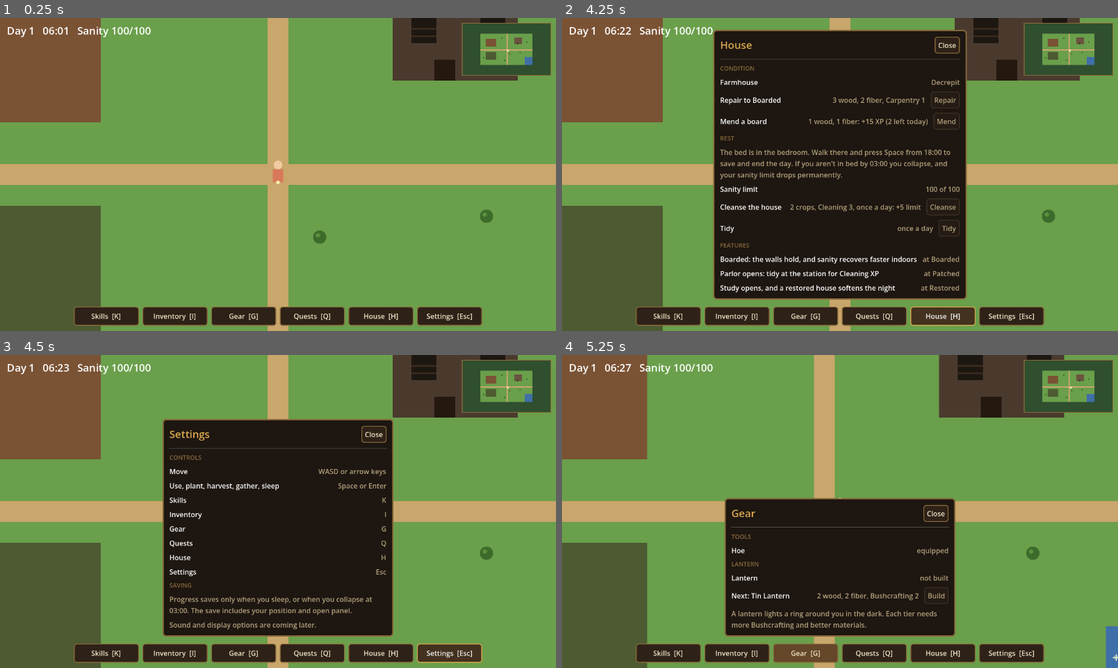
Above: before the commit, frames 1-4 (two rows, left to right).
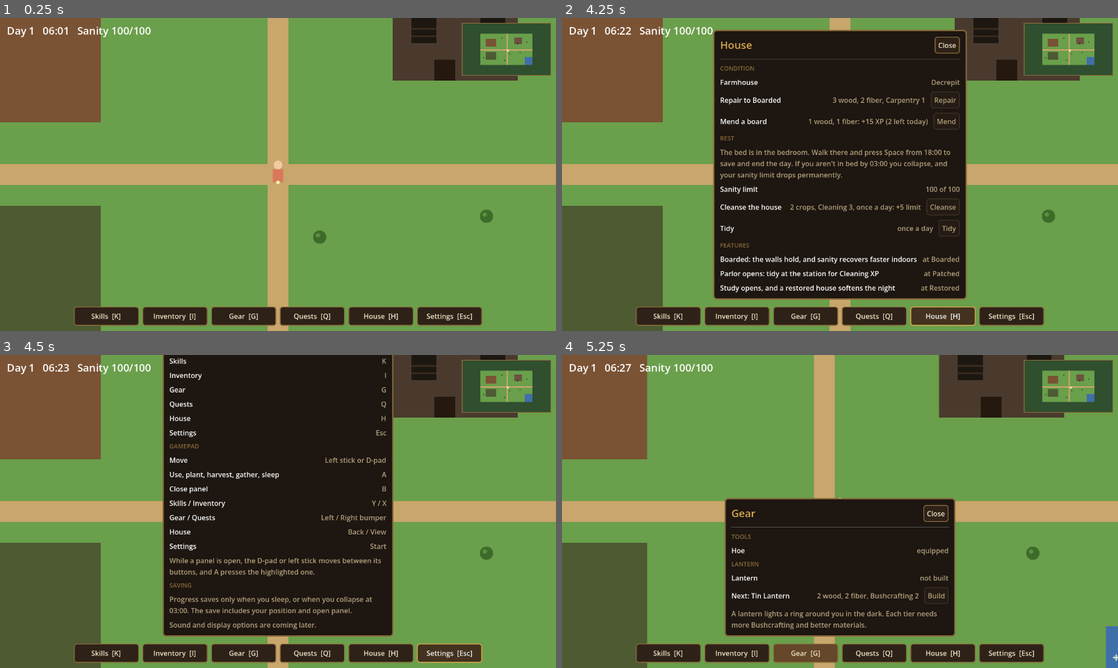
Above: after the commit, the same moments.

Repository: joshj1108/CrowCreekHollow
Game: Godot game, scene res://scenes/main.tscn
The game is run twice, just before and just after one commit, with the same random seed, the same clock (stepped at 60 frames per second) and the same inputs.
Inputs (mouse positions are in pixels of both pictures, inside the frame that each line leads up to):
- Up to frame 1 (0.25 s): no input
- Up to frame 2 (4.25 s): click "Skills [K]" at 0.5 s; click "Inventory [I]" at 1.25 s; click "Gear [G]" at 2 s; click "Quests [Q]" at 2.75 s; click "House [H]" at 3.5 s
- Up to frame 3 (4.5 s): click "Settings [Esc]" at 4.25 s
- Up to frame 4 (5.25 s): tap Enter at 5 s; move the mouse to (962, 495) at 5.02 s; hold D (move_right) from 5.03 s (still down); tap G (gear) at 5.1 s; click (962, 495) at 5.17 s

Frames 1-2 are identical in both runs. In frame 3, 11% of the frame differs, in the area x 29-71%, y 0-71%; in frame 4, nothing differs.

Commit message:
Add gamepad support
- Left stick and D-pad move, with a 0.3 deadzone
- A uses, B closes the open panel, Start/Esc opens Settings
- X Inventory, Y Skills, bumpers Gear/Quests, Back/View House
- Panel buttons take focus so a gamepad can press them

Co-Authored-By: Claude Haiku 5.5 <noreply@anthropic.com>
Claude-Session: https://claude.ai/code/session_016EvHBYyFANDWxunM27u84C

Diff:
--- a/scripts/action_bar.gd
+++ b/scripts/action_bar.gd
@@ -113,6 +113,16 @@
 	_set_active("")
 
 
+func _focus_first_button() -> void:
+	for block in rows_box.get_children():
+		for child in block.get_children():
+			if child is HBoxContainer:
+				for button in child.get_children():
+					if button is Button and not button.disabled:
+						button.grab_focus()
+						return
+
+
 func _build_row(data: Dictionary) -> Control:
 	if data.has("section"):
 		var heading := Label.new()
--- a/scripts/main.gd
+++ b/scripts/main.gd
@@ -349,25 +349,41 @@
 # --- Setup -------------------------------------------------------------------
 
 func _setup_input() -> void:
-	_ensure_action("move_up", [KEY_W, KEY_UP])
-	_ensure_action("move_down", [KEY_S, KEY_DOWN])
-	_ensure_action("move_left", [KEY_A, KEY_LEFT])
-	_ensure_action("move_right", [KEY_D, KEY_RIGHT])
-	_ensure_action("use", [KEY_SPACE, KEY_ENTER])
-	_ensure_action("skills", [KEY_K])
-	_ensure_action("inventory", [KEY_I])
-	_ensure_action("gear", [KEY_G])
-	_ensure_action("house", [KEY_H])
-	_ensure_action("quests", [KEY_Q])
-
-
-func _ensure_action(action: String, keys: Array) -> void:
+	# Keyboard, with gamepad bindings alongside each action.
+	_ensure_action("move_up", [KEY_W, KEY_UP], [JOY_BUTTON_DPAD_UP], [[JOY_AXIS_LEFT_Y, -1.0]])
+	_ensure_action("move_down", [KEY_S, KEY_DOWN], [JOY_BUTTON_DPAD_DOWN], [[JOY_AXIS_LEFT_Y, 1.0]])
+	_ensure_action("move_left", [KEY_A, KEY_LEFT], [JOY_BUTTON_DPAD_LEFT], [[JOY_AXIS_LEFT_X, -1.0]])
+	_ensure_action("move_right", [KEY_D, KEY_RIGHT], [JOY_BUTTON_DPAD_RIGHT], [[JOY_AXIS_LEFT_X, 1.0]])
+	for move in ["move_up", "move_down", "move_left", "move_right"]:
+		InputMap.action_set_deadzone(move, 0.3)
+	_ensure_action("use", [KEY_SPACE, KEY_ENTER], [JOY_BUTTON_A])
+	_ensure_action("skills", [KEY_K], [JOY_BUTTON_Y])
+	_ensure_action("inventory", [KEY_I], [JOY_BUTTON_X])
+	_ensure_action("gear", [KEY_G], [JOY_BUTTON_LEFT_SHOULDER])
+	_ensure_action("quests", [KEY_Q], [JOY_BUTTON_RIGHT_SHOULDER])
+	_ensure_action("house", [KEY_H], [JOY_BUTTON_BACK])
+	_ensure_action("settings", [KEY_ESCAPE], [JOY_BUTTON_START])
+	_ensure_action("close_panel", [], [JOY_BUTTON_B])
+
+
+# Adds keys, gamepad buttons, and stick directions to an action. Each axis entry
+# is [axis, direction], where direction is -1.0 or 1.0 along that axis.
+func _ensure_action(action: String, keys: Array, buttons: Array = [], axes: Array = []) -> void:
 	if not InputMap.has_action(action):
 		InputMap.add_action(action)
 	for k in keys:
 		var ev := InputEventKey.new()
 		ev.physical_keycode = k
 		InputMap.action_add_event(action, ev)
+	for b in buttons:
+		var pad := InputEventJoypadButton.new()
+		pad.button_index = b
+		InputMap.action_add_event(action, pad)
+	for entry in axes:
+		var motion := InputEventJoypadMotion.new()
+		motion.axis = entry[0]
+		motion.axis_value = entry[1]
+		InputMap.action_add_event(action, motion)
 
 
 func _build_map() -> void:
@@ -550,9 +566,12 @@
 		_toggle_tab("Quests")
 	if Input.is_action_just_pressed("house"):
 		_toggle_tab("House")
-	# Esc opens Settings, or closes it if it's already open.
-	if Input.is_action_just_pressed("ui_cancel"):
+	# Esc or Start opens Settings, or closes it if it's already open.
+	if Input.is_action_just_pressed("settings"):
 		_toggle_tab("Settings")
+	# B closes whatever panel is open.
+	if Input.is_action_just_pressed("close_panel") and open_tab != "":
+		_close_panel()
 
 
 func _toggle_tab(tab: String) -> void:
@@ -752,6 +771,15 @@
 		{"name": "Quests", "value": "Q"},
 		{"name": "House", "value": "H"},
 		{"name": "Settings", "value": "Esc"},
+		{"section": "Gamepad"},
+		{"name": "Move", "value": "Left stick or D-pad"},
+		{"name": "Use, plant, harvest, gather, sleep", "value": "A"},
+		{"name": "Close panel", "value": "B"},
+		{"name": "Skills / Inventory", "value": "Y / X"},
+		{"name": "Gear / Quests", "value": "Left / Right bumper"},
+		{"name": "House", "value": "Back / View"},
+		{"name": "Settings", "value": "Start"},
+		{"note": "While a panel is open, the D-pad or left stick moves between its buttons, and A presses the highlighted one."},
 		{"section": "Saving"},
 		{"note": "Progress saves only when you sleep, or when you collapse at 03:00. The save includes your position and open panel."},
 		{"note": "Sound and display options are coming later."},
Not shown, changed: DESIGN.md
